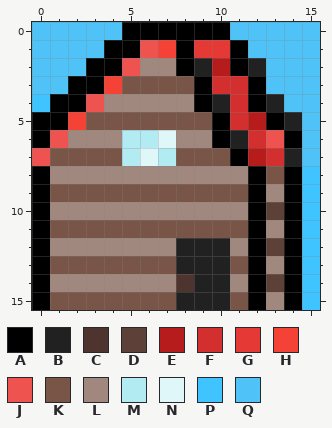
Two versions of one pixel-art sprite, Assets/Houses/3.png. Above, as it was before the edit.
The file is 16x16 pixels.
Palette (. is transparent): A #000000  B #212121  C #4e342e  D #5d4037  E #b71c1c  F #d32f2f  G #e53935  H #f44336  J #ef5350  K #795548  L #a1887f  M #b2ebf2  N #e0f7fa  P #40c4ff  Q #4fc3f7
Once edited:
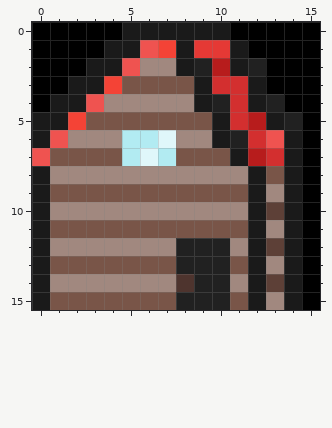
Edits made:
colour A: #000000 -> #1a1a1a
colour Q: #4fc3f7 -> #000000
y 4: x 0 P -> Q
y 7: x 14 B -> A
y 8..15: x 15 P -> Q
Pixel boxes of the changes (left, top, right, bottom) in both pictures:
changed: (32, 22, 320, 310)
